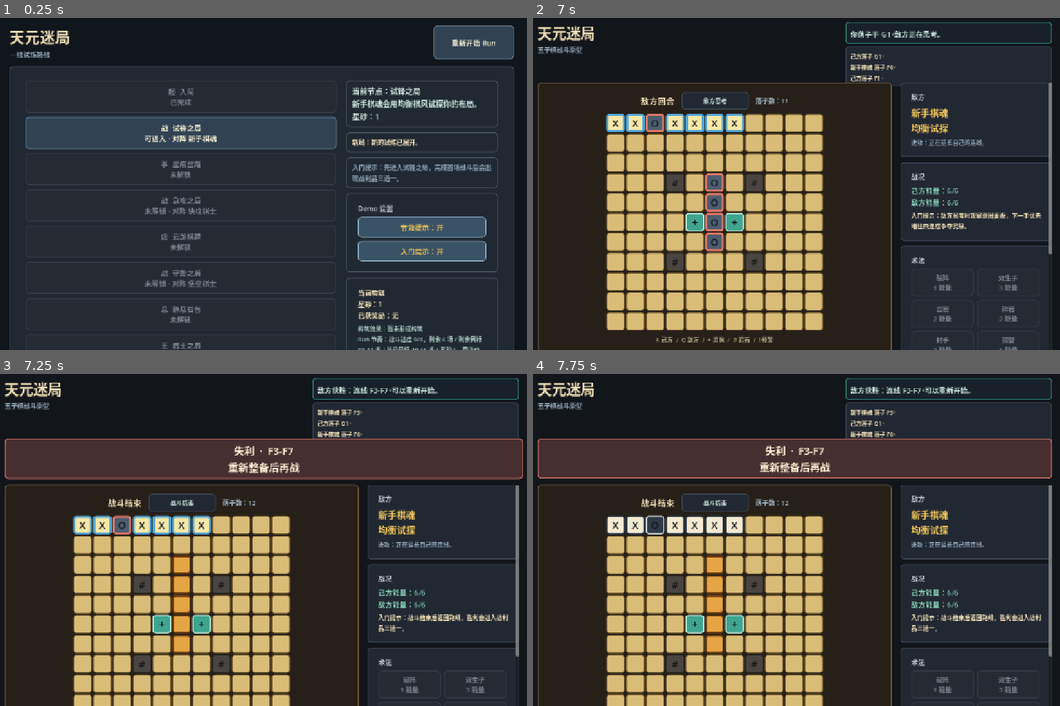
Above: before the commit, frames 1-4 (two rows, left to right).
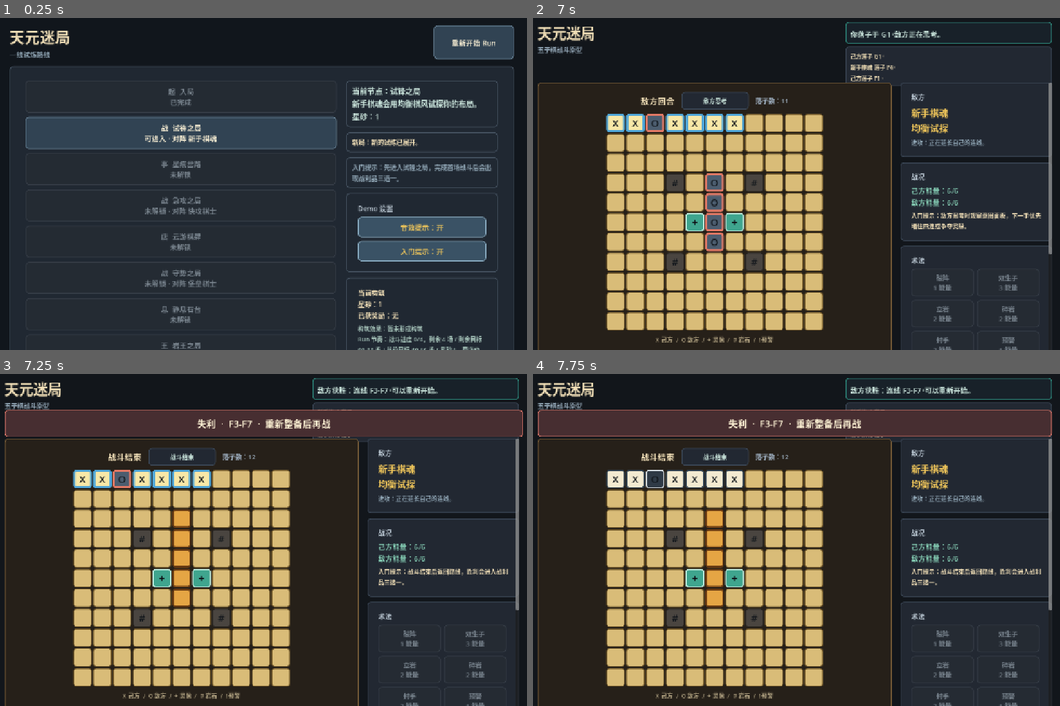
Above: after the commit, the same moments.

Repository: eason522/game
Game: Godot game, scene res://scenes/roguelike/RunMapScene.tscn
The game is run twice, just before and just after one commit, with the same random seed, the same clock (stepped at 60 frames per second) and the same inputs.
Inputs (mouse positions are in pixels of both pictures, inside the frame that each line leads up to):
- Up to frame 1 (0.25 s): no input
- Up to frame 2 (7 s): click "重新开始 Run" at 0.5 s; click "重新开始 Run" at 1.25 s; click "战 试锋之局 可进入 · 对阵 新手棋魂" at 2 s; click (617, 124) at 2.77 s; click (633, 124) at 3.52 s; click (675, 124) at 4.27 s; click (696, 124) at 5.02 s; click (712, 124) at 5.77 s; click (733, 124) at 6.52 s
- Up to frame 3 (7.25 s): no input
- Up to frame 4 (7.75 s): move the mouse to (912, 520) at 7.27 s

Frames 1-2 are identical in both runs. In frame 3, 40% of the frame differs, in the area x 0-100%, y 10-100%; in frame 4, 39%.

Commit message:
Make battle result banner overlay layout

Diff:
--- a/scripts/game/BattleScene.gd
+++ b/scripts/game/BattleScene.gd
@@ -5,6 +5,8 @@
 const BOARD_GRID_GAP := 3
 const HEADER_STATUS_SIZE := Vector2(490, 52)
 const HEADER_FEEDBACK_SIZE := Vector2(490, 72)
+const RESULT_BANNER_HEIGHT := 64.0
+const RESULT_BANNER_TOP_OFFSET := 98.0
 const BASE_ENERGY_MAX := 6
 const ROCK_BOSS_ROCK_INTERVAL := 3
 const RUN_MAP_SCENE_PATH := "res://scenes/roguelike/RunMapScene.tscn"
@@ -45,6 +47,7 @@
 var enemy_intent_hint_label: Label
 var board_grid: GridContainer
 var skill_bar: GridContainer
+var controls_panel: VBoxContainer
 var reset_button: Button
 var return_to_map_button: Button
 var enemy_profile_button: Button
@@ -296,21 +299,27 @@
 	feedback_label.add_theme_stylebox_override("normal", panel_style)
 	feedback_slot.add_child(feedback_label)
 
-	result_banner_label = Label.new()
-	result_banner_label.visible = false
-	result_banner_label.custom_minimum_size = Vector2(0, 58)
-	result_banner_label.horizontal_alignment = HORIZONTAL_ALIGNMENT_CENTER
-	result_banner_label.vertical_alignment = VERTICAL_ALIGNMENT_CENTER
-	result_banner_label.autowrap_mode = TextServer.AUTOWRAP_WORD_SMART
-	result_banner_label.add_theme_font_size_override("font_size", 24)
-	result_banner_label.add_theme_color_override("font_color", Color("#fff4d6"))
-	result_banner_label.add_theme_stylebox_override("normal", status_panel_style)
-	main.add_child(result_banner_label)
-
 	var content := HBoxContainer.new()
 	content.size_flags_vertical = Control.SIZE_EXPAND_FILL
 	content.add_theme_constant_override("separation", 20)
 	main.add_child(content)
+
+	result_banner_label = Label.new()
+	result_banner_label.visible = false
+	result_banner_label.set_anchors_preset(Control.PRESET_TOP_WIDE)
+	result_banner_label.offset_left = 30
+	result_banner_label.offset_top = RESULT_BANNER_TOP_OFFSET
+	result_banner_label.offset_right = -30
+	result_banner_label.offset_bottom = RESULT_BANNER_TOP_OFFSET + RESULT_BANNER_HEIGHT
+	result_banner_label.horizontal_alignment = HORIZONTAL_ALIGNMENT_CENTER
+	result_banner_label.vertical_alignment = VERTICAL_ALIGNMENT_CENTER
+	result_banner_label.autowrap_mode = TextServer.AUTOWRAP_OFF
+	result_banner_label.clip_text = true
+	result_banner_label.add_theme_font_size_override("font_size", 22)
+	result_banner_label.add_theme_color_override("font_color", Color("#fff4d6"))
+	result_banner_label.add_theme_stylebox_override("normal", status_panel_style)
+	result_banner_label.z_index = 10
+	add_child(result_banner_label)
 
 	var board_panel := PanelContainer.new()
 	board_panel.add_theme_stylebox_override("panel", board_panel_style)
@@ -417,7 +426,7 @@
 	skill_bar.add_theme_constant_override("v_separation", 8)
 	skill_panel.add_child(skill_bar)
 
-	var controls_panel := _create_side_panel(sidebar, "设置")
+	controls_panel = _create_side_panel(sidebar, "设置")
 
 	enemy_profile_button = Button.new()
 	enemy_profile_button.custom_minimum_size = Vector2(0, 44)
@@ -1061,7 +1070,7 @@
 	var hint := "返回路线领取战利品" if player_won and launched_from_run else "重新整备后再战"
 	var banner_style := _make_panel_style(Color("#243f35") if player_won else Color("#472e31"), Color("#f0c65a") if player_won else Color("#d87568"))
 
-	result_banner_label.text = "%s  ·  %s\n%s" % [title, detail, hint]
+	result_banner_label.text = "%s  ·  %s  ·  %s" % [title, detail, hint]
 	result_banner_label.add_theme_stylebox_override("normal", banner_style)
 	result_banner_label.visible = true
 	result_banner_label.modulate = Color(1, 1, 1, 0.0)
--- a/tests/battle_feedback_smoke.gd
+++ b/tests/battle_feedback_smoke.gd
@@ -46,10 +46,14 @@
 	elif not scene.turn_rhythm_label.text.contains("己方行动"):
 		failures.append("battle feedback: expected initial rhythm label to show player action")
 
+	var initial_board_y := 0.0
+	var initial_board_bottom := 0.0
+
 	if scene.board_grid == null:
 		failures.append("battle feedback: expected board grid to exist")
 	else:
-		var initial_board_y: float = scene.board_grid.global_position.y
+		initial_board_y = scene.board_grid.global_position.y
+		initial_board_bottom = scene.board_grid.global_position.y + scene.board_grid.size.y
 		var board_bottom: float = scene.board_grid.global_position.y + scene.board_grid.size.y
 		var viewport_height: float = scene.get_viewport_rect().size.y
 
@@ -166,6 +170,30 @@
 		failures.append("battle feedback: expected result banner to become visible")
 	elif not scene.result_banner_label.text.contains("胜利") or not scene.result_banner_label.text.contains("A1-E1"):
 		failures.append("battle feedback: expected result banner to describe the outcome")
+	else:
+		if scene.result_banner_label.size.y > 70.0:
+			failures.append("battle feedback: expected result banner overlay to stay compact")
+
+		if scene.result_banner_label.autowrap_mode != TextServer.AUTOWRAP_OFF or not scene.result_banner_label.clip_text:
+			failures.append("battle feedback: expected result banner to clip instead of resizing")
+
+	if scene.board_grid != null:
+		var banner_board_y: float = scene.board_grid.global_position.y
+		var banner_board_bottom: float = scene.board_grid.global_position.y + scene.board_grid.size.y
+
+		if abs(banner_board_y - initial_board_y) > 0.5:
+			failures.append("battle feedback: expected result banner overlay to keep board y position stable")
+
+		if abs(banner_board_bottom - initial_board_bottom) > 0.5:
+			failures.append("battle feedback: expected result banner overlay not to resize board area")
+
+	if scene.controls_panel == null:
+		failures.append("battle feedback: expected controls panel to exist")
+	else:
+		var controls_bottom: float = scene.controls_panel.global_position.y + scene.controls_panel.size.y
+
+		if controls_bottom > scene.get_viewport_rect().size.y:
+			failures.append("battle feedback: expected result banner overlay not to push controls below viewport")
 
 	if scene.tone_player == null or scene.tone_player.last_tone_kind != "victory":
 		failures.append("battle feedback: expected victory banner to trigger a victory tone")
Not shown, changed: DEVELOPMENT_PLAN.md
